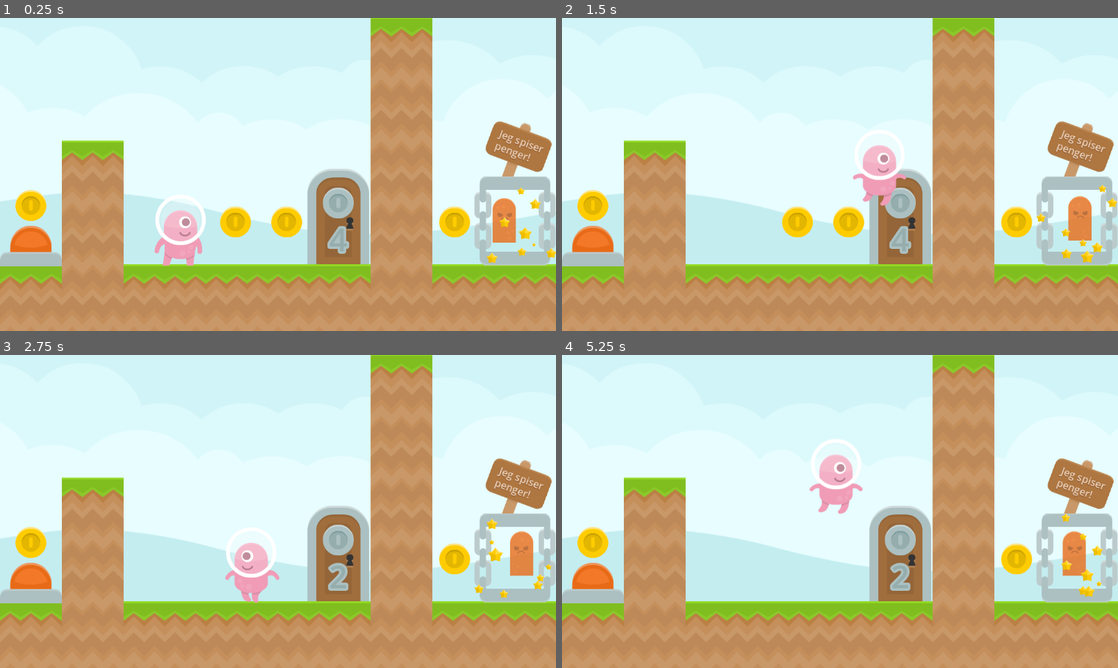
Above: before the commit, frames 1-4 (two rows, left to right).
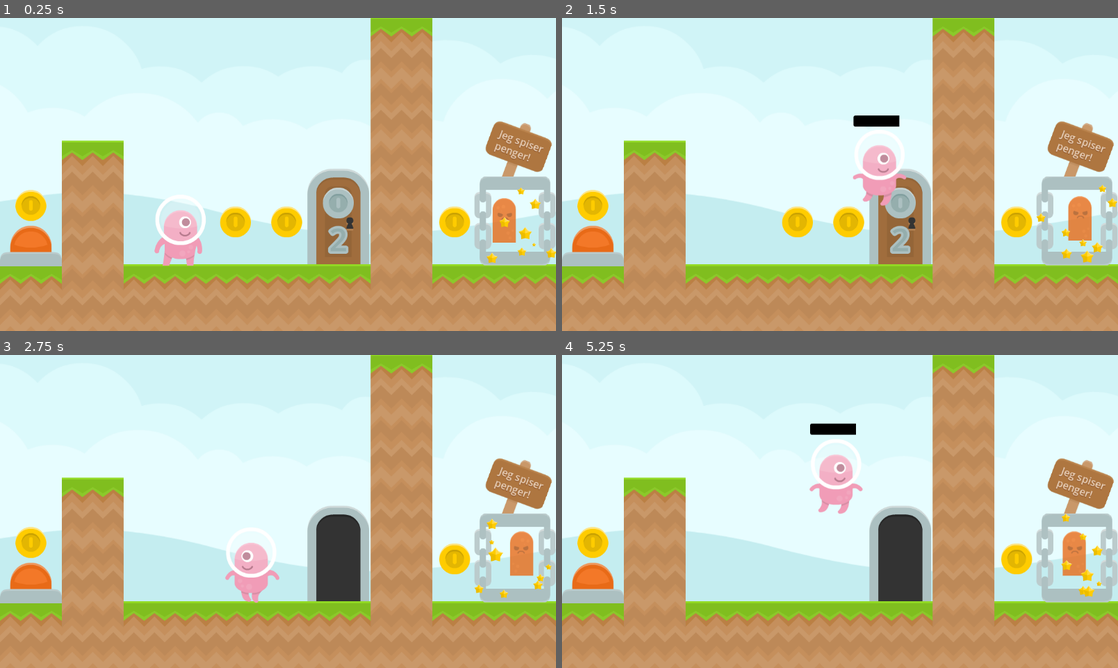
Above: after the commit, the same moments.

Repository: ensva002/godot_eksempel_prosjekt_2025
Game: Godot game, scene res://level.tscn
Two runs of this game, one before a commit and one after it. Both use one fixed random seed, a clock stepped at 60 frames per second and the inputs below.
Inputs:
- Up to frame 1 (0.25 s): no input
- Up to frame 2 (1.5 s): tap Enter (ui_accept) at 0.5, 0.77 s; hold Right (ui_right) from 0.53 s (still down); tap Shift (shift) at 0.6, 1.35 s
- Up to frame 3 (2.75 s): tap Enter (ui_accept) at 1.52 s; release Right (ui_right) at 2.03 s; hold Left (ui_left) from 2.03 s (still down); tap Shift (shift) at 2.1 s
- Up to frame 4 (5.25 s): release Left (ui_left) at 2.78 s; hold Right (ui_right) 2.78-4.28 s; tap Shift (shift) every 0.75 s from 2.85 to 5.1 s; tap Enter (ui_accept) at 3.02, 3.77, 4.52 s; hold Left (ui_left) 4.28-5.03 s; hold Right (ui_right) from 5.03 s (still down)

The runs differ from the first frame. In frame 1, 0.1% of the frame differs, in the area x 58-63%, y 66-76%; in frame 2, 0.5%; in frame 3, 2.1%; in frame 4, 2.4%, in the area x 44-65%, y 21-79%.

Commit message:
Level Management and bomb cooldown

Diff:
--- a/bomb.gd
+++ b/bomb.gd
@@ -5,7 +5,6 @@
 
 func _process(delta: float) -> void:
 	if $Timer.time_left <= 0.3 && !blown:
-		$Sprite.region_rect.position.y = 1284
 		$CollisionShape2D.set_deferred("disabled",true)
 		sleeping = true
 		gravity_scale = 0
@@ -13,6 +12,9 @@
 		expInsta.global_position = global_position
 		get_tree().current_scene.add_child(expInsta)
 		blown = true
+	elif $Timer.time_left <= 1 && !blown:
+		$Sprite.region_rect.position.y = 1284
+
 
 func _on_timer_timeout() -> void:
 	queue_free()
--- a/character_body_2d.gd
+++ b/character_body_2d.gd
@@ -11,6 +11,7 @@
 var bomb = preload("res://bomb.tscn")
 var charge
 var charging
+var bomb_cooldown = false
 
 func _ready() -> void:
 	anim = $AnimatedSprite2D
@@ -21,7 +22,6 @@
 
 
 func _physics_process(delta: float) -> void:
-
 	if not is_on_floor():
 		velocity += get_gravity() * delta
 	if !dead:
@@ -46,25 +46,39 @@
 			velocity.x = move_toward(velocity.x, 0, SPEED)
 			walking = false
 
-		if Input.is_action_just_pressed("shift"):
+		if Input.is_action_just_pressed("shift") && !bomb_cooldown:
 			charging = true
-		if charging  && charge.value < 100:
-			charge.value += 1.75
+			charge.tint_under = Color(0,0,0,1)
+		if charging:
+			if charge.value < 100:
+				charge.value += 1.75
+			if charge.value >= 20:
+				charge.tint_progress = Color(1,1,1,1)
+
 
 		if (Input.is_action_just_released("shift") or charge.value >= 100) && charging:
 			charging = false
+			charge.tint_under = Color(0,0,0,0)
+
 			if charge.value > 20:
 				var bombInsta = bomb.instantiate()
 				bombInsta.global_position = Vector2(global_position)
 				bombInsta.linear_velocity = Vector2(charge.value*facing,-charge.value)*7
 				get_tree().current_scene.add_child(bombInsta)
-			charge.value = 0
+			charge.value = 100
+			charge.tint_progress = Color(0,0,0,1)
+			bomb_cooldown = true
 
+
+		if !charging && bomb_cooldown:
+			charge.value -= 3.5
+			if charge.value <= 0:
+				bomb_cooldown = false
+				charge.value = 0
+				charge.tint_progress = Color(1,1,1,0.5)
 
 	move_and_slide()
 	animationHandler()
-
-
 
 func animationHandler():
 	if dead:
--- a/door.gd
+++ b/door.gd
@@ -1,6 +1,9 @@
 @tool
 extends Area2D
+## amount of coins needed to open door
 @export var target: int = 0
+## level index or name, leave empty to load next level
+@export var destination: String
 
 func _ready() -> void:
 	$Front/Target.text = str(target)
@@ -18,11 +21,22 @@
 func _process(delta: float) -> void:
 	if Engine.is_editor_hint():
 		$Front/Target.text = str(target)
+	if Input.is_action_just_pressed("ui_up"):
+		if destination.is_empty():
+			LevelManager.load_next_level()
+		else:
+			if destination.is_valid_int():
+				LevelManager.load_level(int(destination))
+			else:
+				LevelManager.load_level(destination)
+
 
 
 func _on_body_entered(body: Node2D) -> void:
-	$Label.visible = true
+	if body.is_in_group("player"):
+		$Label.visible = true
 
 
 func _on_body_exited(body: Node2D) -> void:
-	$Label.visible = false
+	if body.is_in_group("player"):
+		$Label.visible = false
--- a/ghost.tscn
+++ b/ghost.tscn
@@ -59,9 +59,9 @@
 
 [sub_resource type="AnimationLibrary" id="AnimationLibrary_gulym"]
 _data = {
-"RESET": SubResource("Animation_b18yl"),
-"fade": SubResource("Animation_ilalr"),
-"float": SubResource("Animation_nny00")
+&"RESET": SubResource("Animation_b18yl"),
+&"fade": SubResource("Animation_ilalr"),
+&"float": SubResource("Animation_nny00")
 }
 
 [sub_resource type="CircleShape2D" id="CircleShape2D_ui8q0"]
--- a/level.tscn
+++ b/level.tscn
@@ -90,7 +90,7 @@
 
 [node name="Door" parent="." instance=ExtResource("11_jd8de")]
 position = Vector2(701, 412)
-target = 4
+target = 2
 
 [connection signal="button_pressed" from="Button" to="Chain" method="_on_button_button_pressed"]
 [connection signal="button_pressed" from="Button" to="Platform" method="_on_button_button_pressed"]
--- /dev/null
+++ b/level_manager.gd
@@ -0,0 +1,31 @@
+extends Node
+
+var levels: Dictionary = {
+	"menu": "",
+	"level1":"res://level.tscn",
+	"level2":"res://level_2.tscn"
+}
+
+var current_level_index = 1
+
+func load_level(identifier) -> void:
+	var type = typeof(identifier)
+	if type == TYPE_INT:
+		if identifier >= 0 and identifier < levels.size():
+			current_level_index = identifier
+			var key = levels.keys()[identifier]
+			_load_scene(levels[key])
+		else:
+			push_error("Index out of range")
+	elif type == TYPE_STRING:
+		if levels.has(identifier):
+			current_level_index = levels.keys().find(identifier)
+			_load_scene(levels[identifier])
+		else:
+			push_error("Level not found")
+
+func load_next_level():
+	load_level(current_level_index + 1)
+
+func _load_scene(path):
+	get_tree().change_scene_to_file(path)
--- a/player.tscn
+++ b/player.tscn
@@ -140,4 +140,7 @@
 offset_right = 54.0
 offset_bottom = -110.0
 nine_patch_stretch = true
+texture_under = SubResource("AtlasTexture_4xw5d")
 texture_progress = SubResource("AtlasTexture_4xw5d")
+tint_under = Color(0, 0, 0, 0)
+tint_progress = Color(1, 1, 1, 0.482353)
--- a/project.godot
+++ b/project.godot
@@ -12,12 +12,13 @@
 
 config/name="Intro"
 run/main_scene="res://level.tscn"
-config/features=PackedStringArray("4.3", "Forward Plus")
+config/features=PackedStringArray("4.4", "Forward Plus")
 config/icon="res://icon.svg"
 
 [autoload]
 
 ScoreManager="*res://score_manager.gd"
+LevelManager="*res://level_manager.gd"
 
 [display]
 
Not shown, added: bomb.gd.uid
Not shown: 1 places in bomb.tscn that only renumber resources
Not shown, added: button.gd.uid
Not shown: 1 places in button.tscn that only renumber resources
Not shown, added: chain.gd.uid
Not shown: 1 places in chain.tscn that only renumber resources
Not shown, added: character_body_2d.gd.uid
Not shown, added: coin.gd.uid
Not shown: 1 places in coin.tscn that only renumber resources
Not shown, added: coin_physics.gd.uid
Not shown: 1 places in coin_physics.tscn that only renumber resources
Not shown, added: door.gd.uid
(and 11 more such lines)
